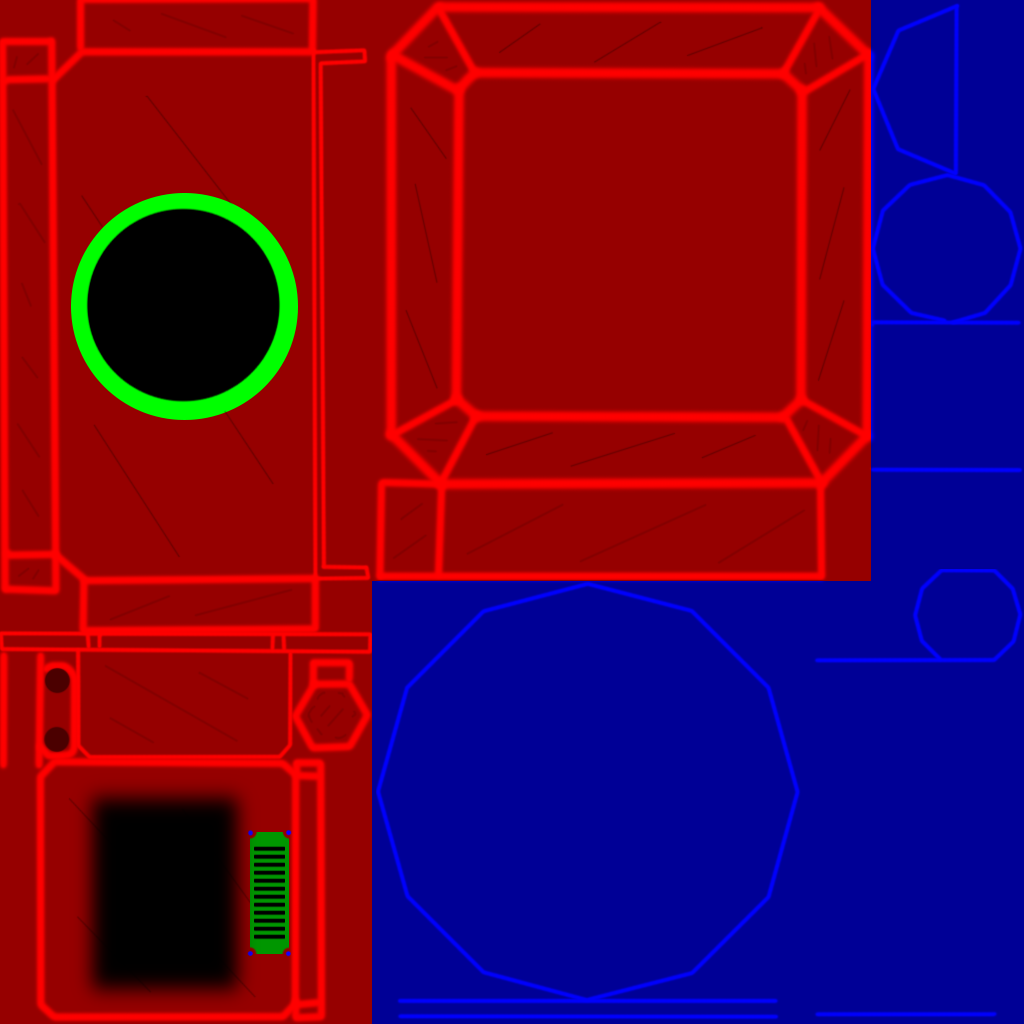
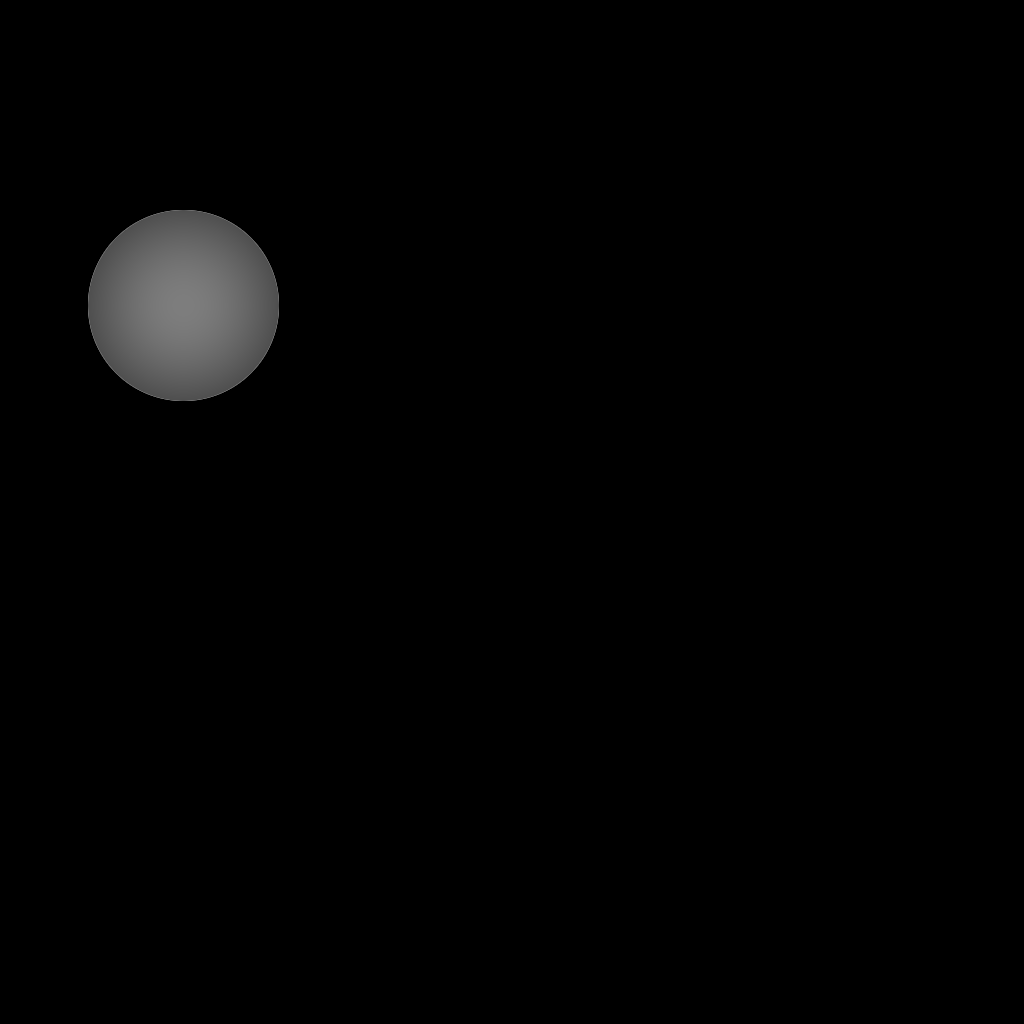
Layered file, before and after one edit (1024×1024). Changes by layer:
added group "DisplayEmissive" with 1 layers above "D" over (x1=88, y1=210, x2=279, y2=401)
added layer "Ebene 1" in group "DisplayEmissive" over (x1=88, y1=210, x2=279, y2=401)
moved "B" into group "D" over (x1=69, y1=207, x2=285, y2=1014)
moved "Details25" into group "D" over (x1=11, y1=11, x2=852, y2=999)
moved "G150" into group "D" over (x1=250, y1=832, x2=289, y2=954)
moved "G255" into group "D" over (x1=71, y1=193, x2=298, y2=420)
moved "B255" into group "D" over (x1=247, y1=2, x2=1024, y2=1021)
moved "B150" into group "D" over (x1=372, y1=0, x2=1024, y2=1024)
moved "R75" into group "D" over (x1=43, y1=667, x2=71, y2=753)
moved "R255" into group "D" over (x1=0, y1=0, x2=998, y2=1024)
moved "R150" into group "D" over (x1=0, y1=0, x2=1024, y2=1024)
hid "Ebene" (1st of 2) over (x1=2, y1=0, x2=1021, y2=1018)
